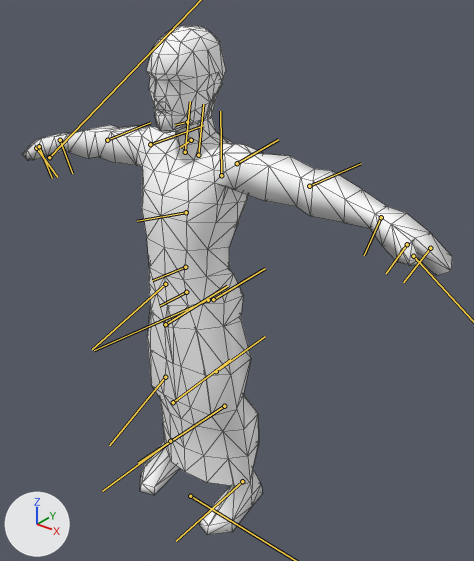
A saved change to the FBX model media/anims_X/BWO_Cashier.fbx.
Both versions are drawn from a 50 mm camera at (77.6, -80.4, 107.3) aimed at (8.8, 5.5, 54.0). The axes (+X, +Y, +Z) are drawn at lower left. The lights are the same throughout. The bones that bend it are drawn over the model as lines. Mesh edges are drawn as thin lines.

Objects in the first picture: 'Body'.
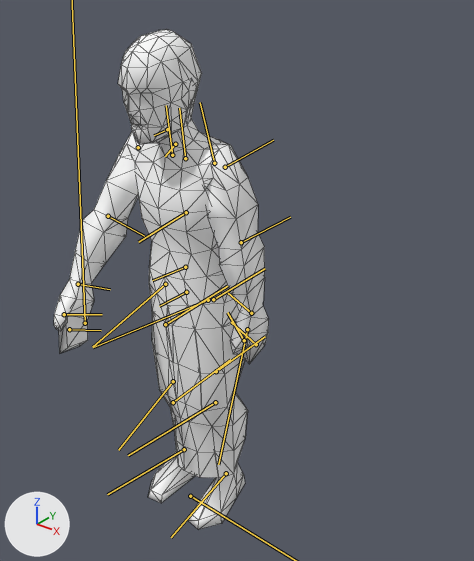
The newer file adds an action. The first version stands in its rest pose; the second is drawn at frame 141 of the action 'BWO_Cashier'.

Where the change shows, as pixel boxes [x1, y1, x2, y2] in the pictures (474 x 561 px):
'Body', posed (50% narrower): before [23, 26, 452, 535]; after [54, 30, 269, 529]
bone 'Bip01_L_Thigh', root to tip: before (208, 300) to (94, 350); after (208, 300) to (93, 347)
bone 'Bip01_L_Foot', root to tip: before (242, 481) to (176, 541); after (226, 473) to (171, 537)
bone 'Bip01_Spine1', root to tip: before (186, 212) to (137, 221); after (186, 212) to (138, 242)
bone 'Bip01_Head', root to tip: before (187, 122) to (175, 125); after (167, 129) to (154, 135)
bone 'Bip01_L_UpperArm', root to tip: before (237, 163) to (278, 139); after (225, 167) to (273, 140)
bone 'Bip01_L_Forearm', root to tip: before (309, 186) to (361, 163); after (241, 242) to (290, 217)
bone 'Bip01_L_Hand', root to tip: before (381, 217) to (364, 255); after (251, 313) to (228, 293)
bone 'Bip01_R_UpperArm', root to tip: before (150, 144) to (203, 125); after (138, 147) to (138, 146)
bone 'Bip01_R_Forearm', root to tip: before (107, 140) to (150, 122); after (108, 216) to (144, 236)
bone 'Bip01_R_Thigh', root to tip: before (165, 284) to (92, 349); after (165, 284) to (92, 347)
bone 'Bip01_R_Foot', root to tip: before (170, 441) to (102, 491); after (184, 449) to (107, 494)

What changed in the scene script:
```text
Change bone_bip01_l_thigh:
    where bone_bip01_l_thigh = bpy.data.objects['Dummy01'].pose.bones['Bip01_L_Thigh']  # child of 'Bip01_Spine'
    bone_bip01_l_thigh.rotation_quaternion: (1.0, 0.0, 0.0, 0.0) -> (0.999, 0.003, -0.05, 0.012)  # degrees (0, 0, 0) -> degrees (0, -6, 1)
Change bone_bip01_l_foot:
    where bone_bip01_l_foot = bpy.data.objects['Dummy01'].pose.bones['Bip01_L_Foot']  # child of 'Bip01_L_Calf'
    bone_bip01_l_foot.rotation_quaternion: (1.0, 0.0, 0.0, 0.0) -> (0.995, -0.072, 0.07, 0.002)  # degrees (0, 0, 0) -> degrees (-8, 8, 0)
Change bone_bip01_spine1:
    where bone_bip01_spine1 = bpy.data.objects['Dummy01'].pose.bones['Bip01_Spine1']  # child of 'Bip01_Spine'
    bone_bip01_spine1.rotation_quaternion: (1.0, 0.0, 0.0, 0.0) -> (0.988, 0.0, 0.0, 0.153)  # degrees (0, 0, 0) -> degrees (0, 0, 18)
Change bone_bip01_head:
    where bone_bip01_head = bpy.data.objects['Dummy01'].pose.bones['Bip01_Head']  # child of 'Bip01_Neck'
    bone_bip01_head.rotation_quaternion: (1.0, 0.0, 0.0, 0.0) -> (0.997, -0.01, 0.008, -0.082)  # degrees (0, 0, 0) -> degrees (-1, 1, -9)
Change bone_bip01_l_upperarm:
    where bone_bip01_l_upperarm = bpy.data.objects['Dummy01'].pose.bones['Bip01_L_UpperArm']  # child of 'Bip01_L_Clavicle'
    bone_bip01_l_upperarm.rotation_quaternion: (1.0, 0.0, 0.0, 0.0) -> (0.782, -0.065, 0.607, -0.124)  # degrees (0, 0, 0) -> degrees (-45, 69, -50)
Change bone_bip01_l_forearm:
    where bone_bip01_l_forearm = bpy.data.objects['Dummy01'].pose.bones['Bip01_L_Forearm']  # child of 'Bip01_L_UpperArm'
    bone_bip01_l_forearm.rotation_quaternion: (1.0, 0.0, 0.0, 0.0) -> (0.997, 0.031, 0.005, 0.066)  # degrees (0, 0, 0) -> degrees (4, 0, 8)
Change bone_bip01_l_hand:
    where bone_bip01_l_hand = bpy.data.objects['Dummy01'].pose.bones['Bip01_L_Hand']  # child of 'Bip01_L_Forearm'
    bone_bip01_l_hand.rotation_quaternion: (1.0, 0.0, 0.0, 0.0) -> (0.992, 0.12, -0.045, 0.013)  # degrees (0, 0, 0) -> degrees (14, -5, 1)
Change bone_bip01_r_upperarm:
    where bone_bip01_r_upperarm = bpy.data.objects['Dummy01'].pose.bones['Bip01_R_UpperArm']  # child of 'Bip01_R_Clavicle'
    bone_bip01_r_upperarm.rotation_quaternion: (1.0, 0.0, 0.0, 0.0) -> (0.762, -0.018, -0.381, -0.523)  # degrees (0, 0, 0) -> degrees (28, -37, -78)
Change bone_bip01_r_forearm:
    where bone_bip01_r_forearm = bpy.data.objects['Dummy01'].pose.bones['Bip01_R_Forearm']  # child of 'Bip01_R_UpperArm'
    bone_bip01_r_forearm.rotation_quaternion: (1.0, 0.0, 0.0, 0.0) -> (0.948, 0.318, 0.008, 0.003)  # degrees (0, 0, 0) -> degrees (37, 1, 1)
Change bone_bip01_r_thigh:
    where bone_bip01_r_thigh = bpy.data.objects['Dummy01'].pose.bones['Bip01_R_Thigh']  # child of 'Bip01_Spine'
    bone_bip01_r_thigh.rotation_quaternion: (1.0, 0.0, 0.0, 0.0) -> (0.999, -0.002, 0.047, 0.011)  # degrees (0, 0, 0) -> degrees (0, 5, 1)
Change bone_bip01_r_foot:
    where bone_bip01_r_foot = bpy.data.objects['Dummy01'].pose.bones['Bip01_R_Foot']  # child of 'Bip01_R_Calf'
    bone_bip01_r_foot.rotation_quaternion: (1.0, 0.0, 0.0, 0.0) -> (0.996, 0.072, -0.059, 0.003)  # degrees (0, 0, 0) -> degrees (8, -7, 0)
```
